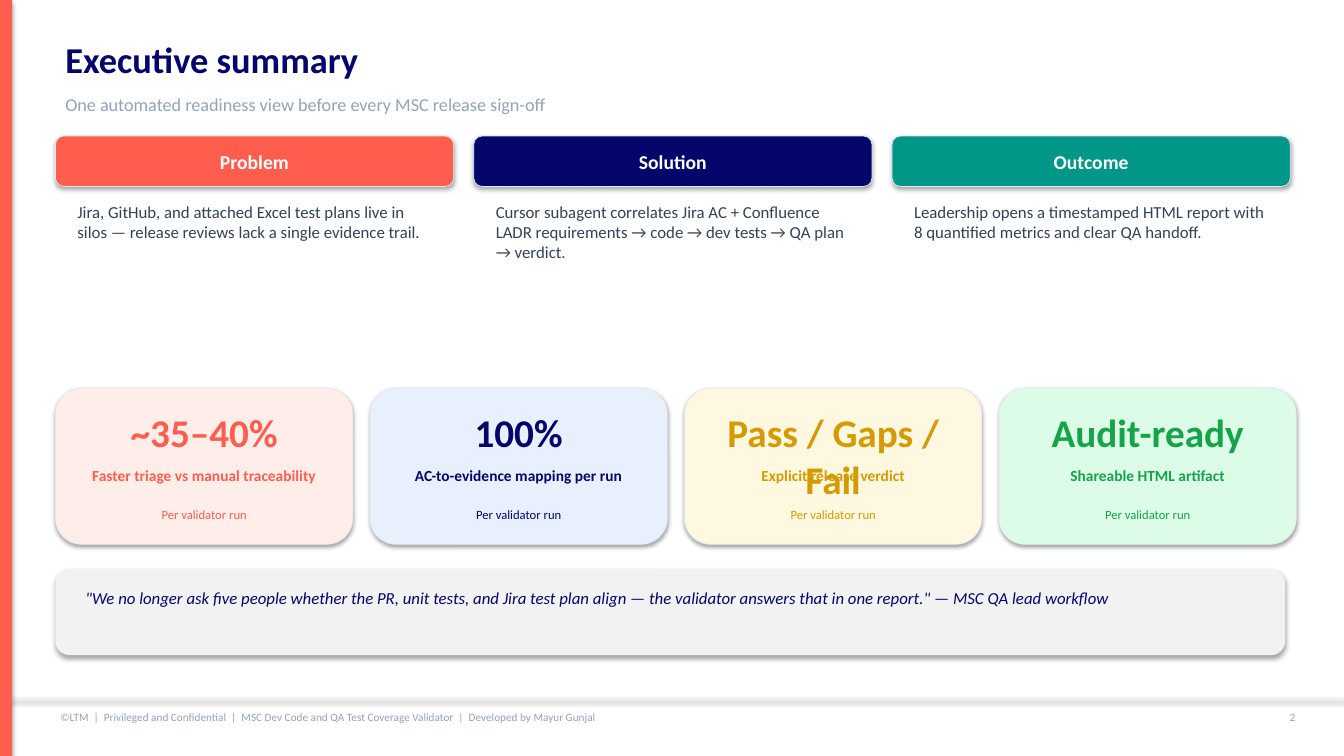
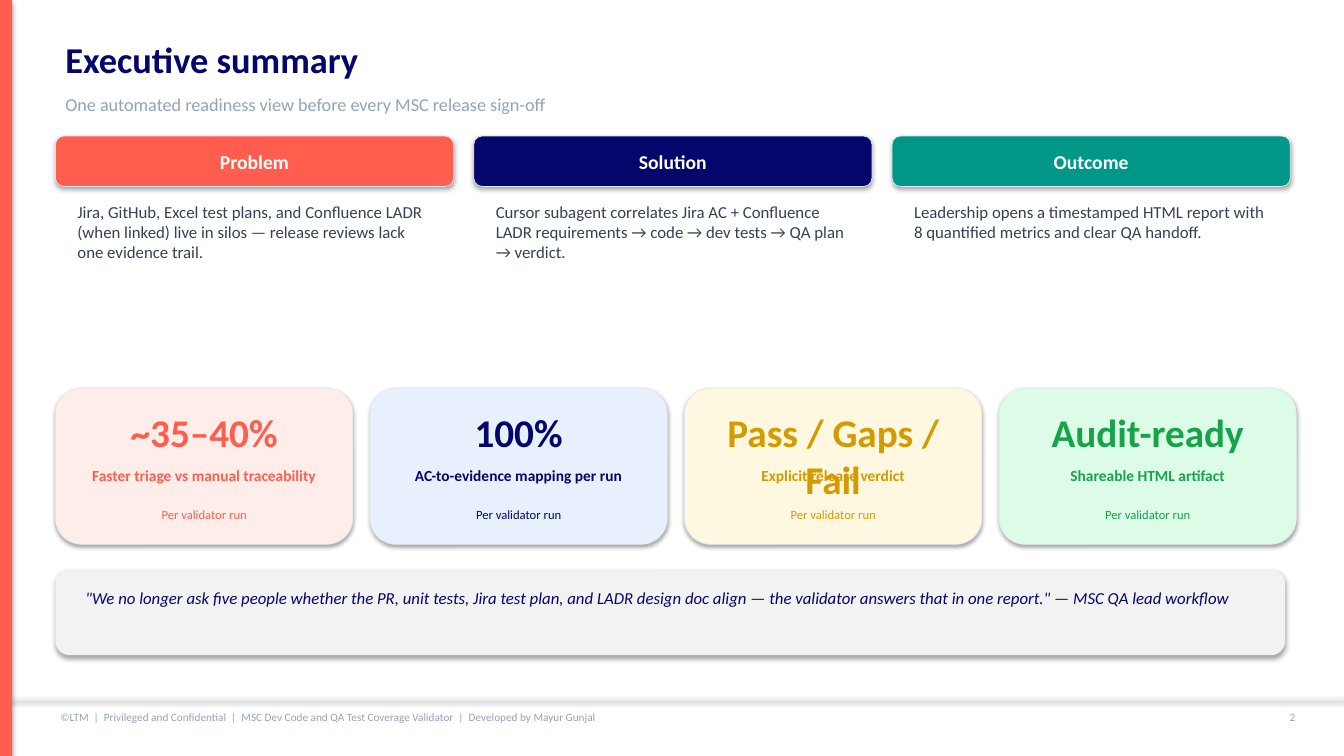
Before and after one commit to mgunjal11/pegasus-qa-agents-lab-copy, a slide deck: slide 3 of docs/MSC-Dev-Code-and-QA-Test-Coverage-Validator-Guide.pptx. Drawn at 1344x756 pixels with LibreOffice and Linux fonts; fonts in the diff are those of the drawing. Boxes give left, top, right and bottom in pixels: in the first picture for what was removed or moved away, otherwise in the second. Text is boxed around its words. In the diff, an @@ line names an element or a change of style, - is before the commit and + after.

```diff
--- a/docs/MSC-Dev-Code-and-QA-Test-Coverage-Validator-Guide.pptx
+++ b/docs/MSC-Dev-Code-and-QA-Test-Coverage-Validator-Guide.pptx
@@ text at [77,206,422,258]: text changed @@
-Jira, GitHub, and attached Excel test plans live in silos — release reviews lack a single evidence trail.
+Jira, GitHub, Excel test plans, and Confluence LADR (when linked) live in silos — release reviews lack one evidence trail.
@@ text at [85,592,1228,607]: text changed @@
-"We no longer ask five people whether the PR, unit tests, and Jira test plan align — the validator answers that in one report." — MSC QA lead workflow
+"We no longer ask five people whether the PR, unit tests, Jira test plan, and LADR design doc align — the validator answers that in one report." — MSC QA lead workflow
```
Also in this commit, not shown: 3 other slides changed, 1 other file.
